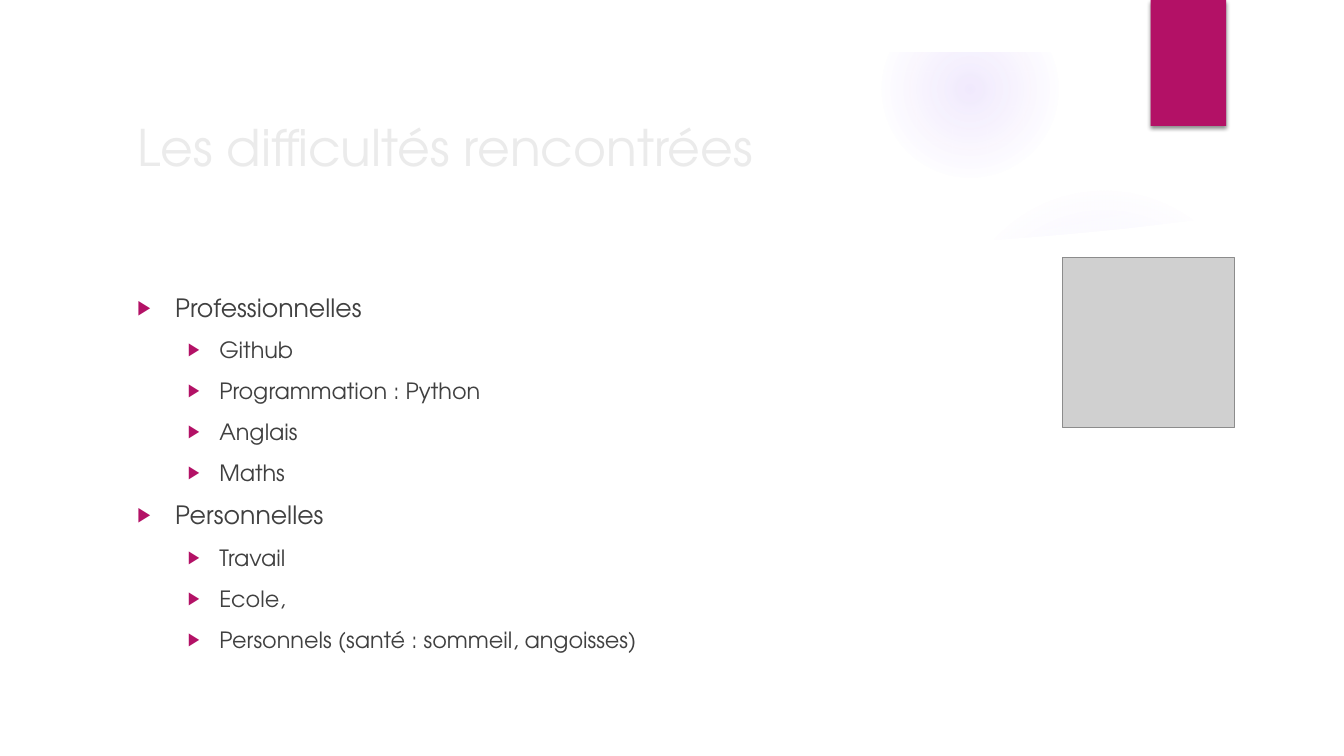
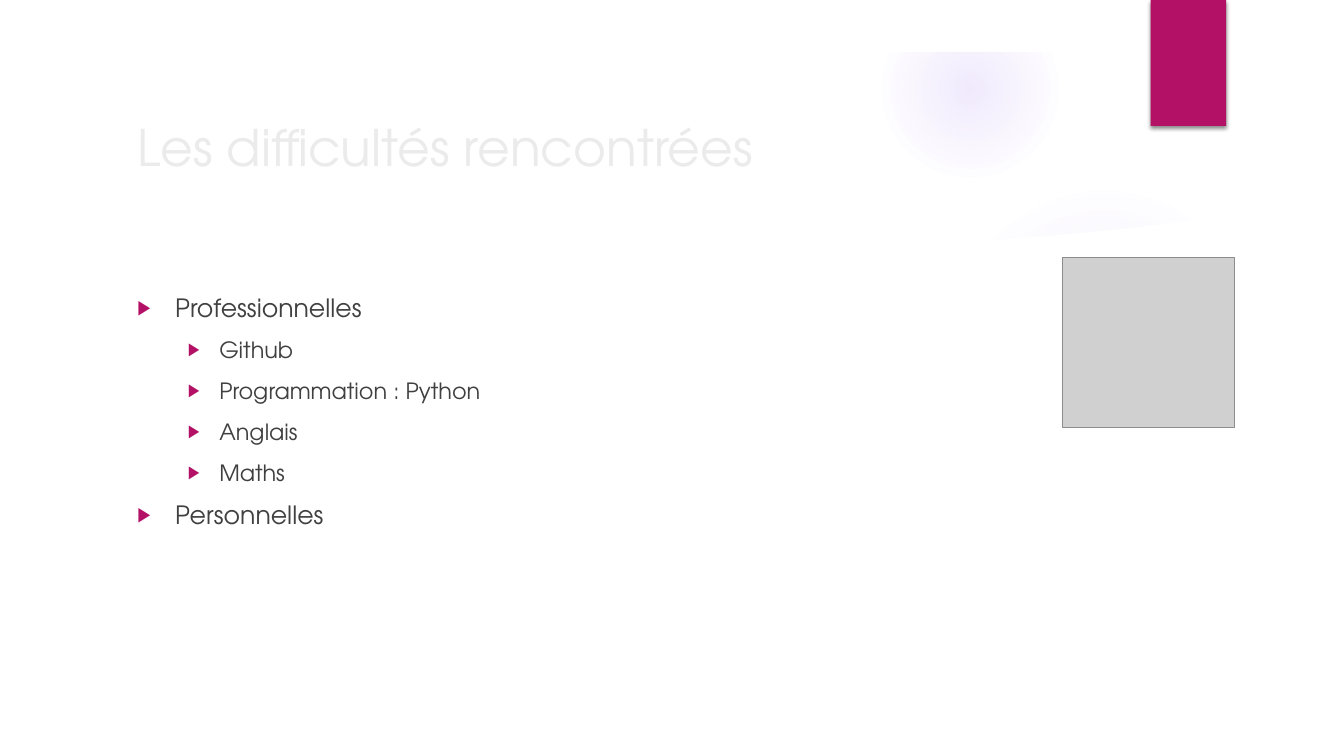
Before and after one commit to ynov-ml/2016-2017, a slide deck: slide 4 of ProjetFinal/Données Sociales.pptx. Drawn at 1344x756 pixels with LibreOffice and Linux fonts; fonts in the diff are those of the drawing; grey boxes stand for pictures; background and template pictures are left out. Boxes give left, top, right and bottom in pixels: in the first picture for what was removed or moved away, otherwise in the second. Text is boxed around its words. In the diff, an @@ line names an element or a change of style, - is before the commit and + after.

```diff
--- a/ProjetFinal/Données Sociales.pptx
+++ b/ProjetFinal/Données Sociales.pptx
@@ text at [219,549,637,653]: paragraphs removed @@
-  ▶ Travail
-  ▶ Ecole,
-  ▶ Personnels (santé : sommeil, angoisses)
```
Also in this commit, not shown: 2 other slides changed, 1 other file.
